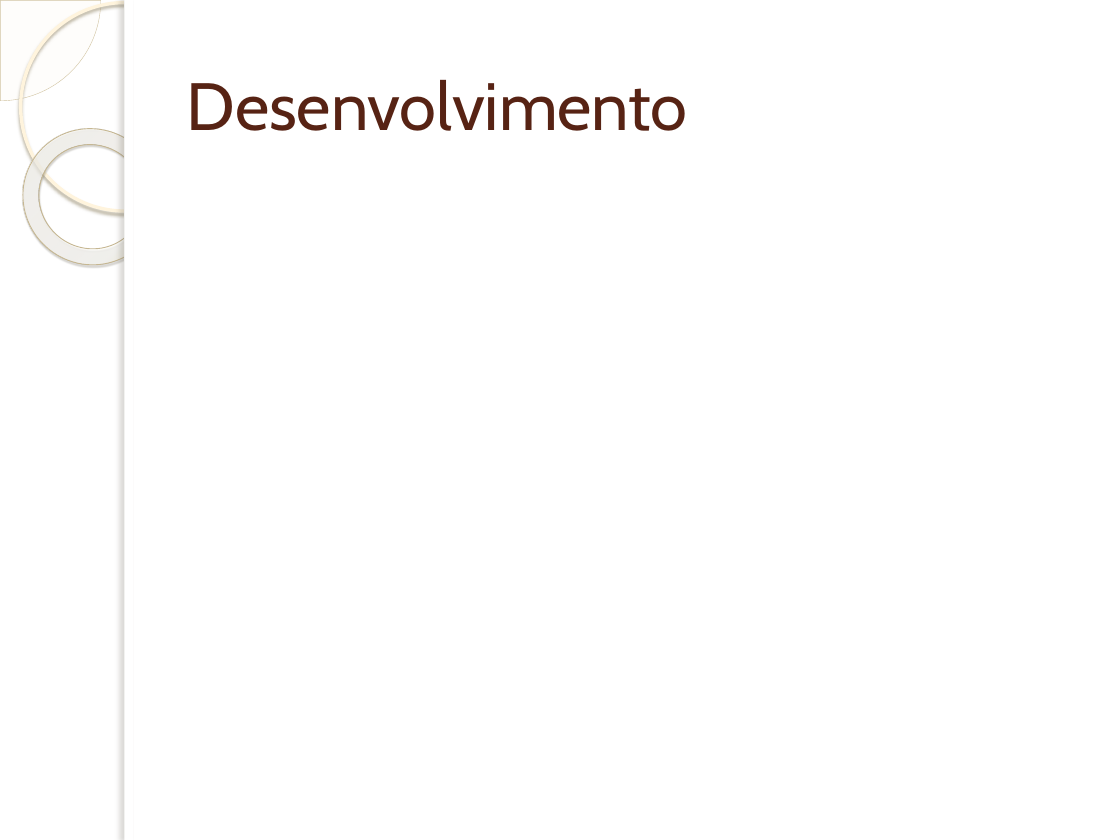
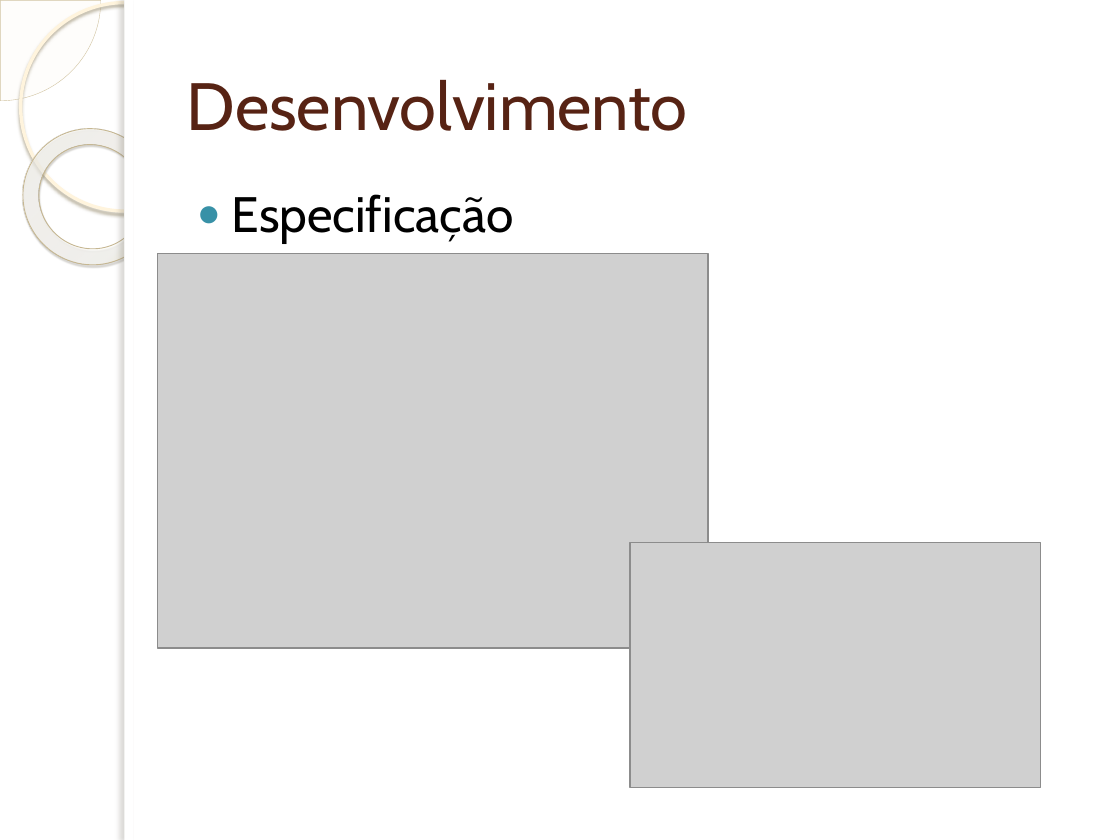
Before and after one commit to wendeldavid/soundwave, a slide deck: slide 11 of docs/tcc/Implementação de Suporta à Programação e Interpretação da.pptx (slide 5 before the commit). Drawn at 1120x840 pixels with LibreOffice and Linux fonts; fonts in the diff are those of the drawing; grey boxes stand for pictures; background and template pictures are left out. Boxes give left, top, right and bottom in pixels: in the first picture for what was removed or moved away, otherwise in the second. Text is boxed around its words. In the diff, an @@ line names an element or a change of style, - is before the commit and + after.

```diff
--- a/docs/tcc/Implementação de Suporta à Programação e Interpretação da.pptx
+++ b/docs/tcc/Implementação de Suporta à Programação e Interpretação da.pptx
@@ text added at [232,194,514,243], 32 pt, text #000000 @@
+● Especificação
@@ picture added at [158,254,709,648] @@
@@ picture added at [631,542,1042,787] @@
```
Also in this commit, not shown: 2 other slides changed, 9 slides added, 1 slide removed.
